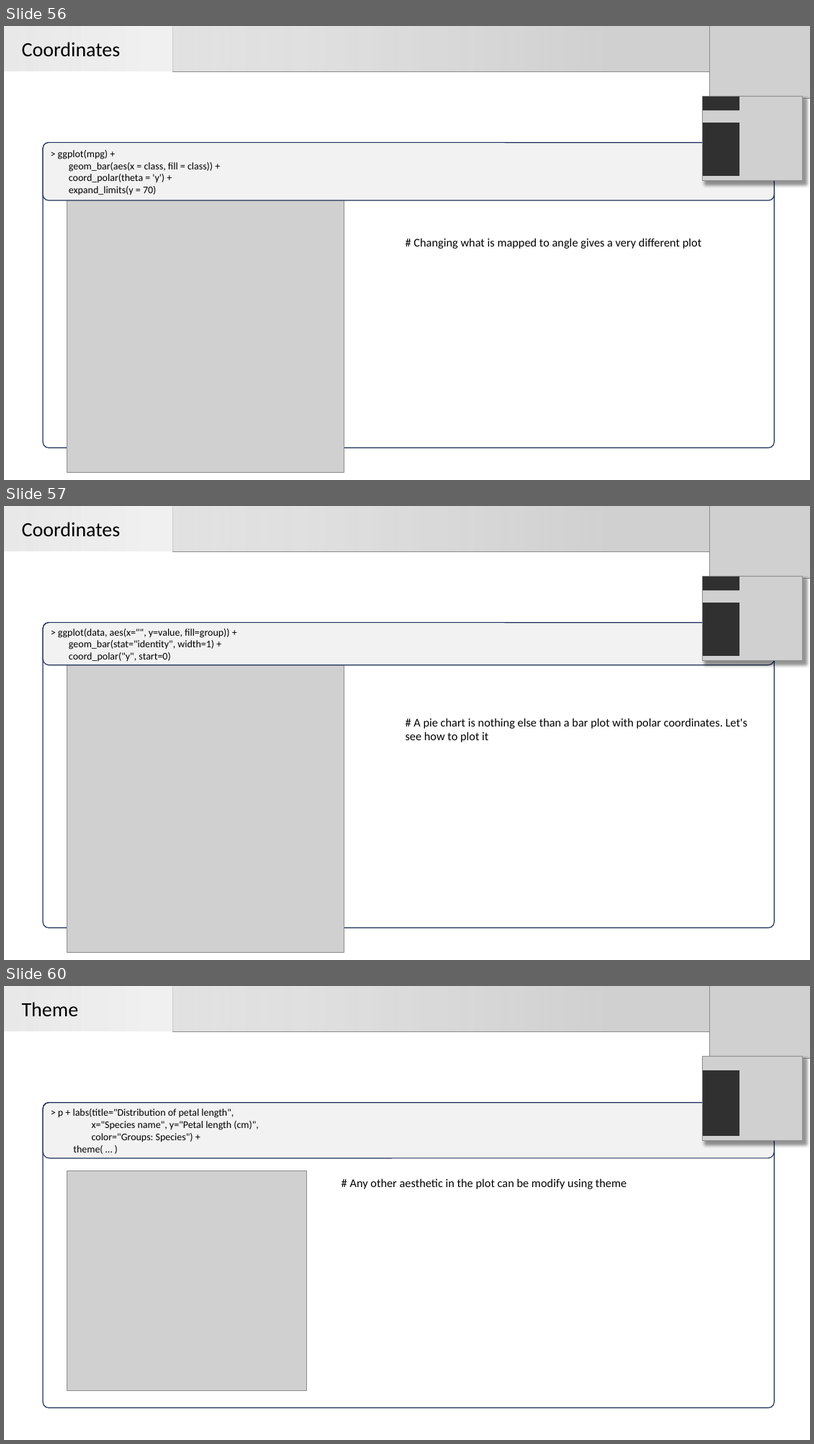
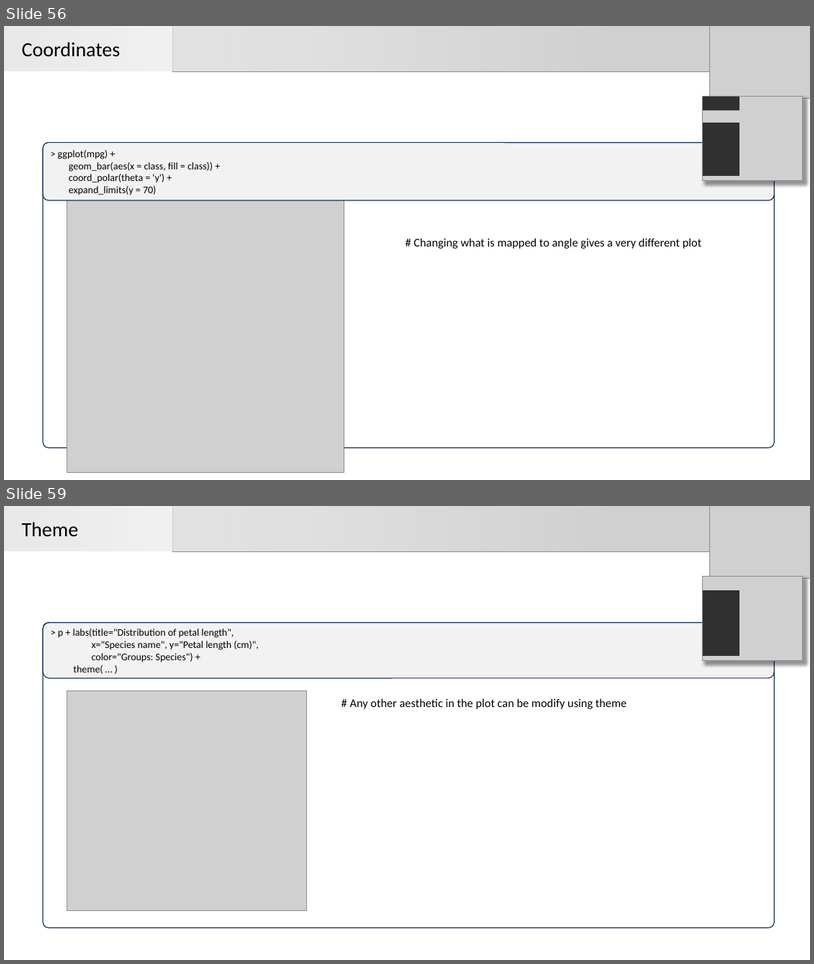
Before and after one commit to Carlospq/ggplot2Workshop, a slide deck: GGplot_workshop.pptx. Shown one above the other, each under a label of ours: slides 56, 57 and 60 before the commit, slides 56 and 59 after it; the slides between them are not shown. The pictures are 814x1444 and 814x964 pixels, drawn with LibreOffice and Linux fonts; fonts in the diff are those of the drawing; grey boxes stand for pictures. Boxes give left, top, right and bottom in pixels: in the first picture for what was removed or moved away, otherwise in the second. Text is boxed around its words. In the diff, an @@ line names an element or a change of style, - is before the commit and + after.

```diff
--- a/GGplot_workshop.pptx
+++ b/GGplot_workshop.pptx
@@ slide 57 removed at box(4, 506, 810, 960), background #FFFFFF @@
@@ rectangle removed at box(4, 506, 612, 551) @@
@@ text removed at box(22, 522, 121, 536) @@
-Coordinates
@@ picture removed at box(173, 506, 810, 551) @@
@@ picture removed at box(710, 506, 810, 578) @@
@@ rectangle removed at box(703, 576, 803, 660) @@
@@ picture removed at box(703, 576, 803, 660) @@
@@ rectangle removed at box(703, 576, 741, 590) @@
@@ rectangle removed at box(703, 602, 741, 656) @@
@@ rounded rectangle removed at box(43, 623, 774, 928) @@
@@ rounded rectangle removed at box(43, 623, 774, 665) @@
-> ggplot(data, aes(x="", y=value, fill=group)) +
-geom_bar(stat="identity", width=1) +
-coord_polar("y", start=0)
@@ picture removed at box(67, 656, 343, 952) @@
@@ text removed at box(406, 718, 748, 742) @@
-# A pie chart is nothing else than a bar plot with polar coordinates. Let's see how to plot it
@@ what was slide 60 is now slide 59 @@
```
Also in this commit, not shown: 12 slides changed, 1 slide added, 1 other slide removed, 3 other files.
